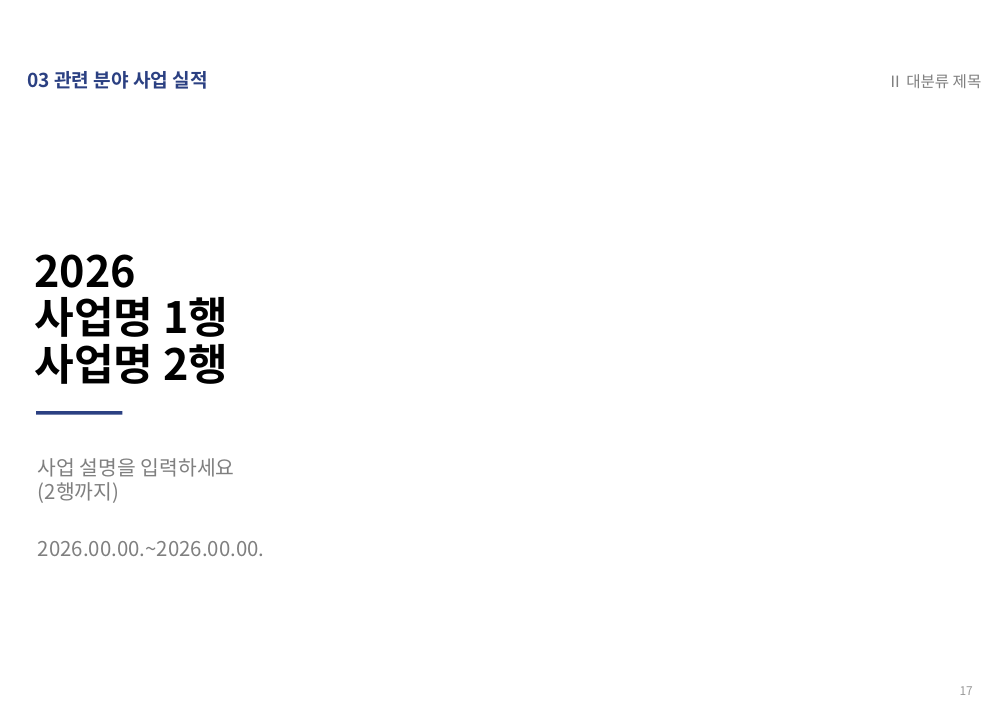
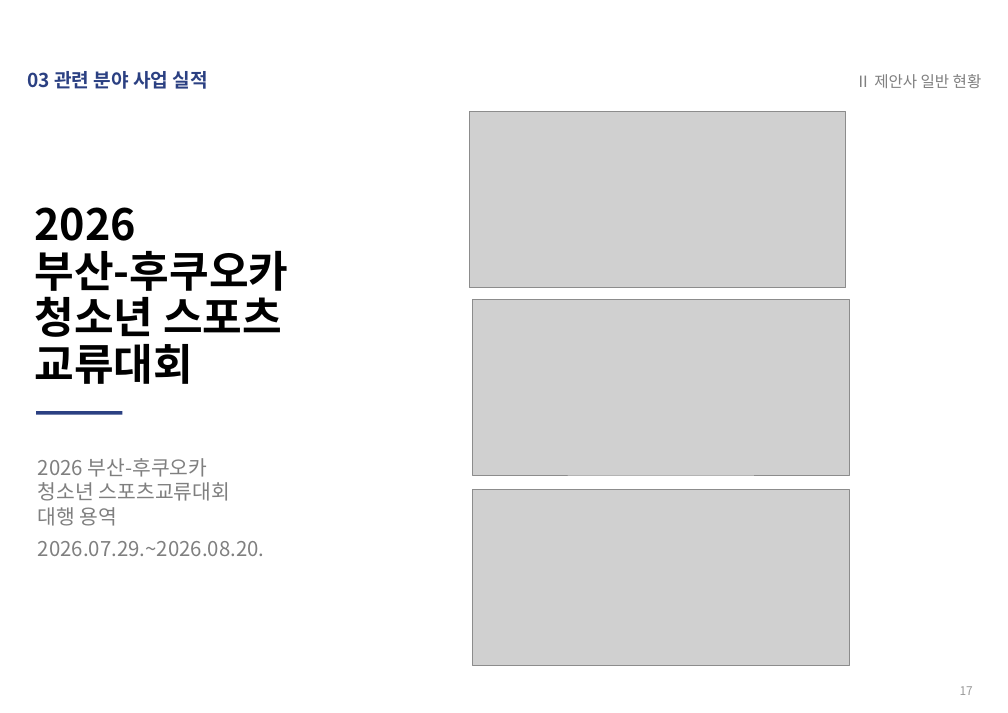
Before and after one commit to jinyor4435/-, a slide deck: slide 17 of 입찰제안서_PPT템플릿_2026SW미래채움.pptx. Drawn at 1008x713 pixels with LibreOffice and Linux fonts; fonts in the diff are those of the drawing; grey boxes stand for pictures. Boxes give left, top, right and bottom in pixels: in the first picture for what was removed or moved away, otherwise in the second. Text is boxed around its words. In the diff, an @@ line names an element or a change of style, - is before the commit and + after.

```diff
--- a/입찰제안서_PPT템플릿_2026SW미래채움.pptx
+++ b/입찰제안서_PPT템플릿_2026SW미래채움.pptx
@@ text at (855,74,982,88): text changed @@
-Ⅱ 대분류 제목
+Ⅱ 제안사 일반 현황
@@ picture added at (469,111,846,288) @@
@@ text at (34,250,288,384): text changed @@
-사업명 1행
-사업명 2행
+부산-후쿠오카
+청소년 스포츠
+교류대회
@@ picture added at (473,299,849,475) @@
@@ text at (38,458,230,526): text changed @@
-사업 설명을 입력하세요
-(2행까지)
+2026 부산-후쿠오카
+청소년 스포츠교류대회
+대행 용역
@@ picture added at (473,490,849,666) @@
@@ text at (38,541,264,556): text changed @@
-2026.00.00.~2026.00.00.
+2026.07.29.~2026.08.20.
```
Also in this commit, not shown: 41 other slides changed, 13 slides added, 13 slides removed.
